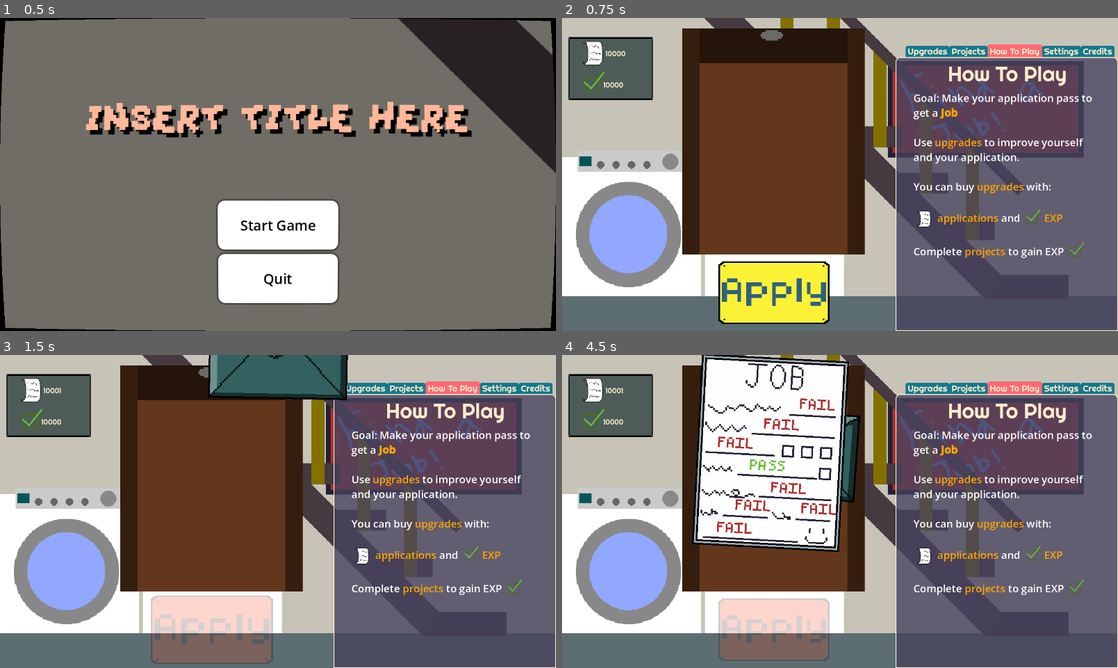
Above: before the commit, frames 1-4 (two rows, left to right).
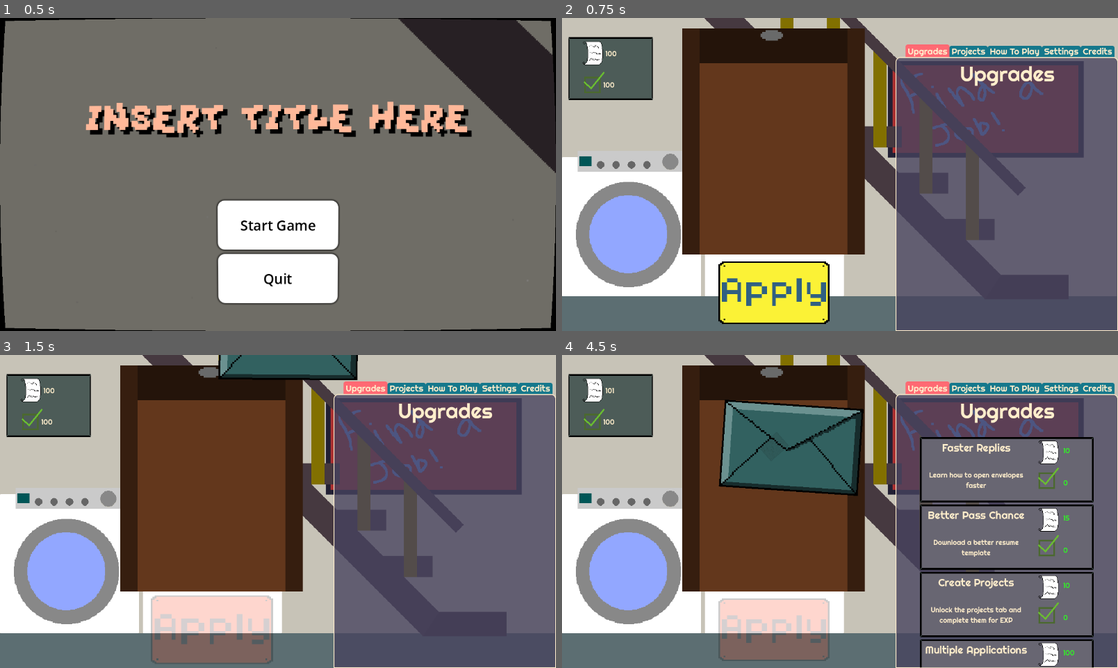
Above: after the commit, the same moments.

Repository: OrangePainting/in-this-economy
Game: Godot game, scene res://Scenes/main_menu.tscn
Two runs of this game, one before a commit and one after it. Both use one fixed random seed, a clock stepped at 60 frames per second and the inputs below.
Inputs (mouse positions are in pixels of both pictures, inside the frame that each line leads up to):
- Up to frame 1 (0.5 s): no input
- Up to frame 2 (0.75 s): click "Start Game" at 0.5 s
- Up to frame 3 (1.5 s): click (211, 630) at 1.25 s
- Up to frame 4 (4.5 s): move the mouse to (962, 495) at 2.02 s; click (789, 452) at 2.77 s; move the mouse to (728, 527) at 3.52 s; click (795, 445) at 4.27 s

Frame 1 is identical in both runs. In frame 2, 3.3% of the frame differs, in the area x 9-96%, y 8-77%; in frame 3, 5.7%; in frame 4, 33%, in the area x 9-96%, y 0-100%.

Commit message:
Made upgrades show up when you have a set number of resources
Krish Konda
16:28 06/24/26

Diff:
--- a/Scenes/tab_system.tscn
+++ b/Scenes/tab_system.tscn
@@ -26,10 +26,9 @@
 theme_override_font_sizes/font_size = 20
 theme_override_styles/panel = SubResource("StyleBoxFlat_4bjt4")
 tab_alignment = 2
-current_tab = 2
+current_tab = 0
 
 [node name="Upgrades" type="TabBar" parent="TabContainer" unique_id=1681068401]
-visible = false
 layout_mode = 2
 metadata/_tab_index = 0
 
@@ -92,6 +91,7 @@
 script = ExtResource("3_rdeo7")
 
 [node name="How To Play" type="TabBar" parent="TabContainer" unique_id=447612872]
+visible = false
 layout_mode = 2
 metadata/_tab_index = 2
 
--- a/Scenes/upgrade_template.tscn
+++ b/Scenes/upgrade_template.tscn
@@ -20,8 +20,9 @@
 
 [node name="HBoxContainer" type="HBoxContainer" parent="." unique_id=508378186]
 layout_mode = 0
-offset_right = 40.0
-offset_bottom = 40.0
+offset_left = 5.0
+offset_right = 394.0
+offset_bottom = 150.0
 theme_override_constants/separation = 0
 
 [node name="InfoContainer" type="VBoxContainer" parent="HBoxContainer" unique_id=117188251]
@@ -32,6 +33,7 @@
 custom_minimum_size = Vector2(250, 50)
 layout_mode = 2
 mouse_filter = 1
+theme_override_font_sizes/font_size = 24
 text = "[PLACEHOLDER]"
 horizontal_alignment = 1
 vertical_alignment = 1
--- a/Scripts/Autoloads/global_data.gd
+++ b/Scripts/Autoloads/global_data.gd
@@ -6,13 +6,13 @@
 
 var total_time: float = 0
 
-var total_apps: int = 10000
-var experience: int = 10000
+var total_apps: int = 100
+var experience: int = 100
 
 var upgrades_bought: Dictionary[UpgradeInfo, int] # key = upgrade, value = highest level bought
 var num_upgrades_bought = 0
 
-const BASE_STATS = {"spin_time": 2.0, # reco don't put less than 0.5
+const BASE_STATS = {"spin_time": 5.0, # reco don't put less than 0.5
 					"pass_chance": 0.05,
 					"projects_unlocked": 0,
 					"apps_per_spin": 1,
@@ -28,7 +28,7 @@
 			"app_costs": [10, 50, 200, 500, 1000],
 			"display_name": "Faster Replies",
 			"descriptions": ["Learn how to open envelopes faster", "Use a better postal service", "Message HR Managers until they reply out of fear", "Hire someone to get your mail for you", "Simply distort time"],
-			"effects": {"spin_time" : [5, 4, 3.25, 2.75, 2]}
+			"effects": {"spin_time" : [4, 3.5, 2.5, 1.75, 1]}
 		},
 
 		"2. Improve Yourself": {
@@ -36,7 +36,7 @@
 			"app_costs": [15, 25, 100, 300, 500],
 			"display_name": "Better Pass Chance",
 			"descriptions": ["Download a better resume template", "Build a website showcasing your skills", "Bypass the ATS section by hiding keywords in white text", "Pay a professional to write your application using corporate buzzwords", "Exaggerate your Powerpoint skills on your resume"],
-			"effects": {"pass_chance" : [0.05, 0.15, 0.225, 0.275, 0.3]}
+			"effects": {"pass_chance" : [0.05, 0.15, 0.25, 0.3, 0.35]}
 		},
 
 		"3. Unlock Projects": {
--- a/Scripts/auto_apply_manager.gd
+++ b/Scripts/auto_apply_manager.gd
@@ -34,7 +34,7 @@
 func on_auto_apply() -> void:
 	GlobalData.total_apps += 1
 	for i in range(GlobalData.num_results):
-		if randf() < GlobalData.stats["auto_apply_pass_chance"]: GlobalData.experience += 1
+		if randf() < GlobalData.stats["pass_chance"] / 5.0: GlobalData.experience += 1
 	GlobalData.currency_changed.emit()
 
 	auto_apply_complete.emit()
--- a/Scripts/envelope.gd
+++ b/Scripts/envelope.gd
@@ -27,6 +27,8 @@
 	doc.button = button
 	doc.game_over.connect(win_screen.on_game_over)
 	doc.apply()
+	GlobalData.total_apps += GlobalData.stats["apps_per_spin"]
+	GlobalData.currency_changed.emit()
 
 
 # Called every frame. 'delta' is the elapsed time since the previous frame.
--- a/Scripts/main.gd
+++ b/Scripts/main.gd
@@ -10,19 +10,26 @@
 	randomize()
 	AudioController.play_in_game_music()
 
+	var t = Timer.new()
+	t.wait_time = 2.0
+	t.timeout.connect(on_passive_exp_tick)
+	add_child(t)
+	t.start()
+
+func on_passive_exp_tick() -> void:
+	if GlobalData.stats["passive_exp_rate"] > 0:
+		GlobalData.experience += GlobalData.stats["passive_exp_rate"]
+		GlobalData.currency_changed.emit()
+
 # Called every frame. 'delta' is the elapsed time since the previous frame.
 func _process(delta: float) -> void:
 	GlobalData.total_time += delta # Change later to use Time.get_ticks_msec()
 	Time.get_ticks_msec()
 
-
 func _on_spin_button_pressed() -> void:
 	button.disabled = true
 	button.modulate = Color(1.0, 0.2, 0.2, 0.2)
 	AudioController.play_apply()
-
-	GlobalData.total_apps += 1
-	GlobalData.currency_changed.emit()
 
 	var win_screen = $WinScreenBackground/WinScreen
 
--- a/Scripts/spinner_document.gd
+++ b/Scripts/spinner_document.gd
@@ -76,7 +76,10 @@
 
 func generate_results(num_results: int) -> Array[bool]:
 	var to_return: Array[bool] = []
-	for i in range(num_results): to_return.append(randf() < GlobalData.stats["pass_chance"])
+	var guaranteed = mini(GlobalData.stats["guaranteed_passes"], num_results)
+	for i in guaranteed: to_return.append(true)
+	for i in num_results - guaranteed: to_return.append(randf() < GlobalData.stats["pass_chance"])
+	to_return.shuffle()
 	return to_return
 
 
--- a/Scripts/upgrade_container.gd
+++ b/Scripts/upgrade_container.gd
@@ -6,6 +6,7 @@
 # Called when the node enters the scene tree for the first time.
 func _ready() -> void:
 	setup()
+	GlobalData.currency_changed.connect(refresh_visibility)
 
 func setup() -> void:
 	var directory = DirAccess.open("res://Upgrades")
@@ -23,6 +24,12 @@
 func _process(delta: float) -> void:
 	pass
 
+func refresh_visibility() -> void:
+	for node in upgrade_nodes:
+		var info = node.upgrade
+		if info == null: continue
+		if GlobalData.total_apps / 2.0 >= info.app_costs[0] or GlobalData.experience / 2.0  >= info.exp_costs[0]: node.visible = true
+
 func create_upgrade(upgrade_info: UpgradeInfo):
 	var u = Upgrade.instantiate()
 	u.setup(upgrade_info)
--- a/Scripts/upgrade_template.gd
+++ b/Scripts/upgrade_template.gd
@@ -62,6 +62,7 @@
 
 func setup(upgrade_info: UpgradeInfo) -> void:
 	upgrade = upgrade_info
+	visible = false
 
 # Called when the node enters the scene tree for the first time.
 func _ready() -> void:
--- a/Upgrades/1. faster spin.tres
+++ b/Upgrades/1. faster spin.tres
@@ -10,5 +10,5 @@
 exp_costs = Array[int]([0, 0, 10, 50, 200])
 app_costs = Array[int]([10, 50, 200, 500, 1000])
 effects = {
-"spin_time": [5, 4, 3.25, 2.75, 2]
+"spin_time": [5, 3.5, 2.5, 1.75, 1]
 }
Binary file changed: Assets/envelope.aseprite
